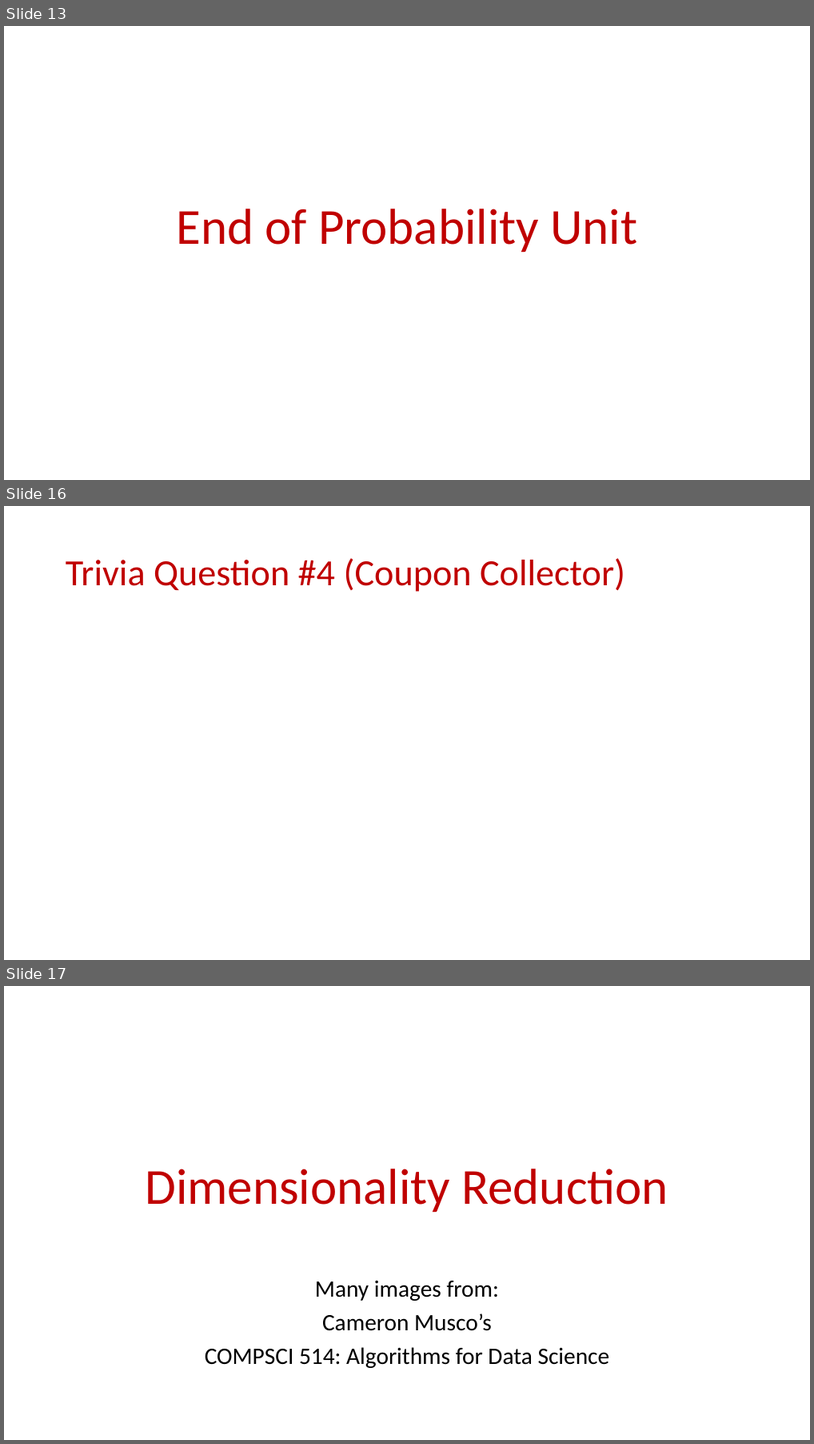
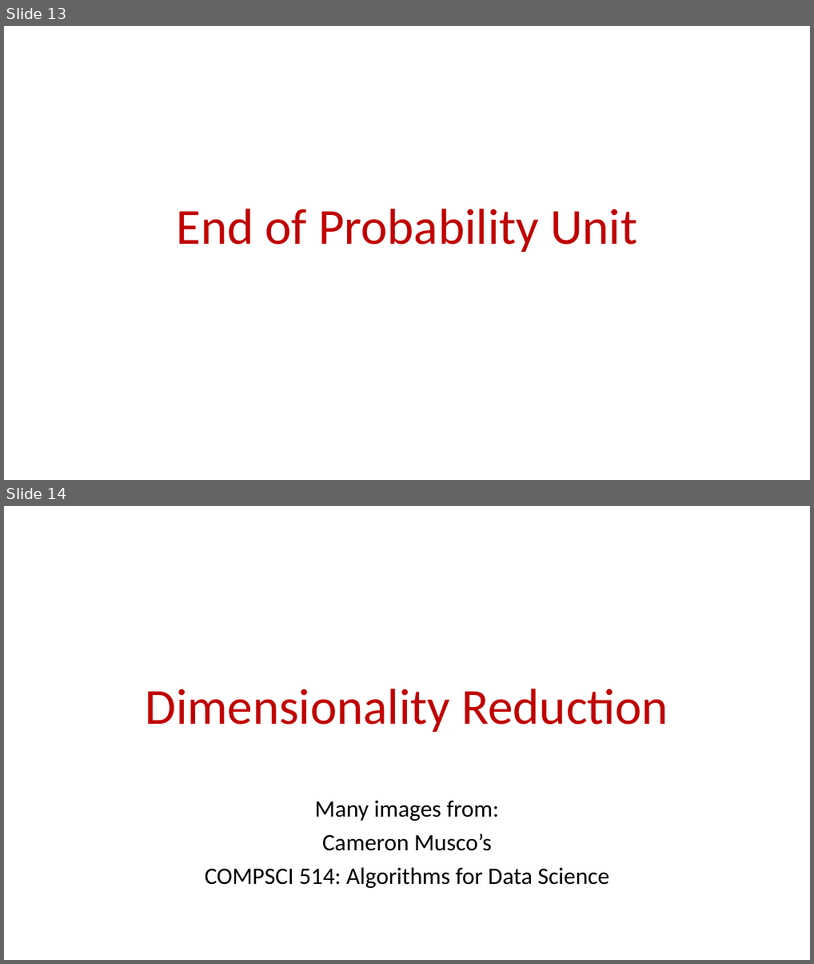
Before and after one commit to samsonzhou/samsonzhou.github.io, a slide deck: CSCE658-S24/L6.pptx. Shown one above the other, each under a label of ours: slides 13, 16 and 17 before the commit, slides 13 and 14 after it; the slides between them are not shown. The pictures are 814x1444 and 814x964 pixels, drawn with LibreOffice and Linux fonts; fonts in the diff are those of the drawing; grey boxes stand for pictures. Boxes give left, top, right and bottom in pixels: in the first picture for what was removed or moved away, otherwise in the second. Text is boxed around its words. In the diff, an @@ line names an element or a change of style, - is before the commit and + after.

```diff
--- a/CSCE658-S24/L6.pptx
+++ b/CSCE658-S24/L6.pptx
@@ slide 16 removed at (4,506,810,960), background #FFFFFF @@
@@ title removed at (66,558,626,592) @@
-Trivia Question #4 (Coupon Collector)
@@ what was slide 17 is now slide 14 @@
```
Also in this commit, not shown: 3 slides changed, 2 other slides removed.
